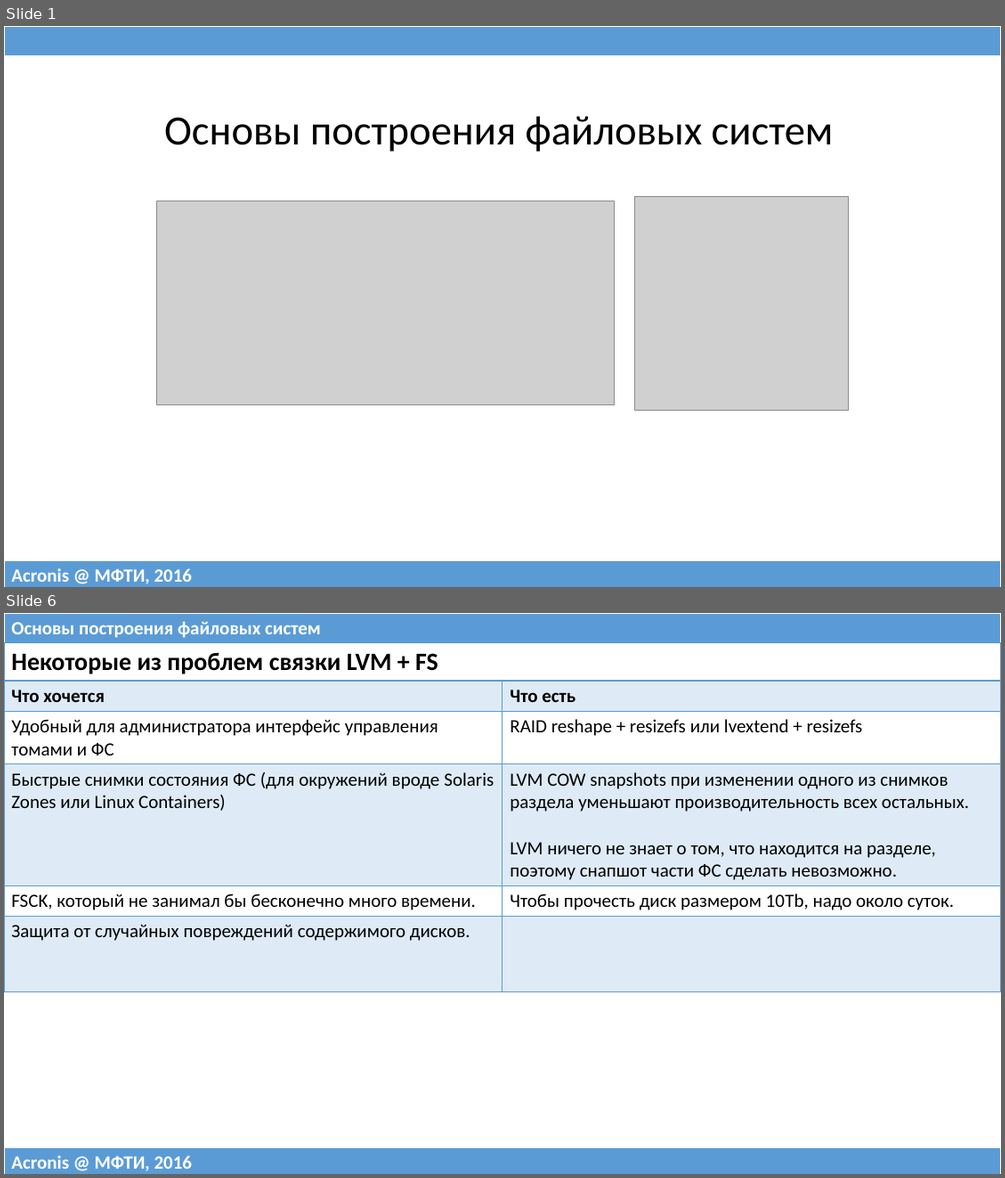
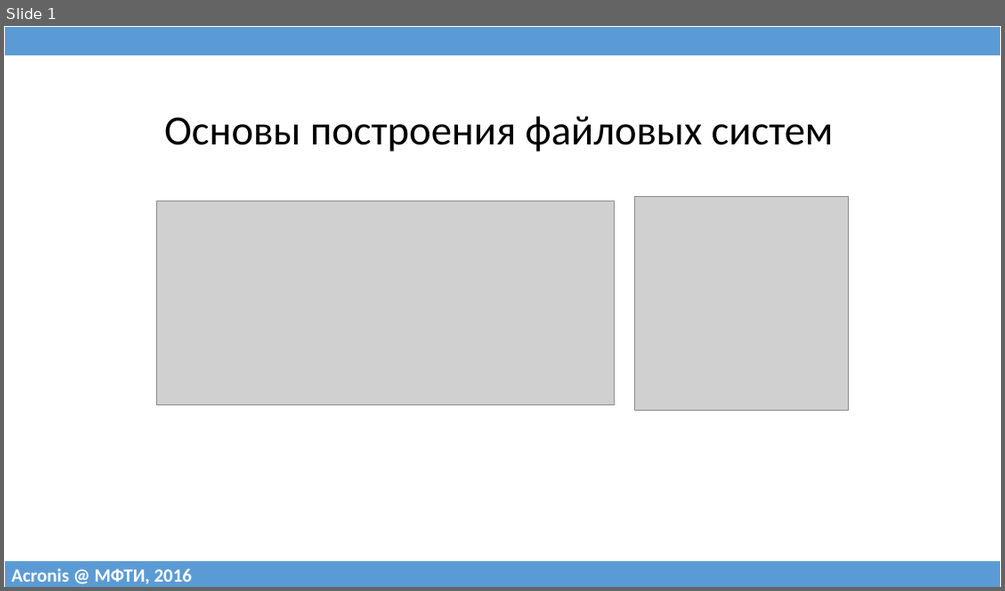
Before and after one commit to 75cc8545e7b021ed280ed0ef99fc7fc4/filesystems-101, a slide deck: talks/src/class09.pptx. Shown one above the other, each under a label of ours: slides 1 and 6 before the commit, slide 1 after it; the slides between them are not shown. The pictures are 1005x1178 and 1005x591 pixels, drawn with LibreOffice and Linux fonts; fonts in the diff are those of the drawing; grey boxes stand for pictures. Boxes give left, top, right and bottom in pixels: in the first picture for what was removed or moved away, otherwise in the second. Text is boxed around its words. In the diff, an @@ line names an element or a change of style, - is before the commit and + after.

```diff
--- a/talks/src/class09.pptx
+++ b/talks/src/class09.pptx
@@ slide 6 removed at (x1=4, y1=613, x2=1001, y2=1174), background #FFFFFF @@
@@ table removed at (x1=4, y1=613, x2=1001, y2=643), 1 rows, 1 columns @@
-Основы построения файловых систем
@@ table removed at (x1=4, y1=643, x2=1001, y2=988), 6 rows, 2 columns @@
-Некоторые из проблем связки LVM + FS | 
-Что хочется | Что есть
-Удобный для администратора интерфейс управления томами и ФС | RAID reshape + resizefs или lvextend + resizefs
-Быстрые снимки состояния ФС (для окружений вроде Solaris Zones или Linux Containers) | LVM COW snapshots при изменении одного из снимков раздела уменьшают производительность всех остальных. / LVM ничего не знает о том, что находится на разделе, поэтому снапшот части ФС сделать невозможно.
-FSCK, который не занимал бы бесконечно много времени. | Чтобы прочесть диск размером 10Tb, надо около суток.
-Защита от случайных повреждений содержимого дисков. | 
@@ table removed at (x1=4, y1=1147, x2=1001, y2=1174), 1 rows, 1 columns @@
-Acronis @ МФТИ, 2016
```
Also in this commit, not shown: 5 slides changed, 14 slides added, 17 other slides removed, 1 other file.
